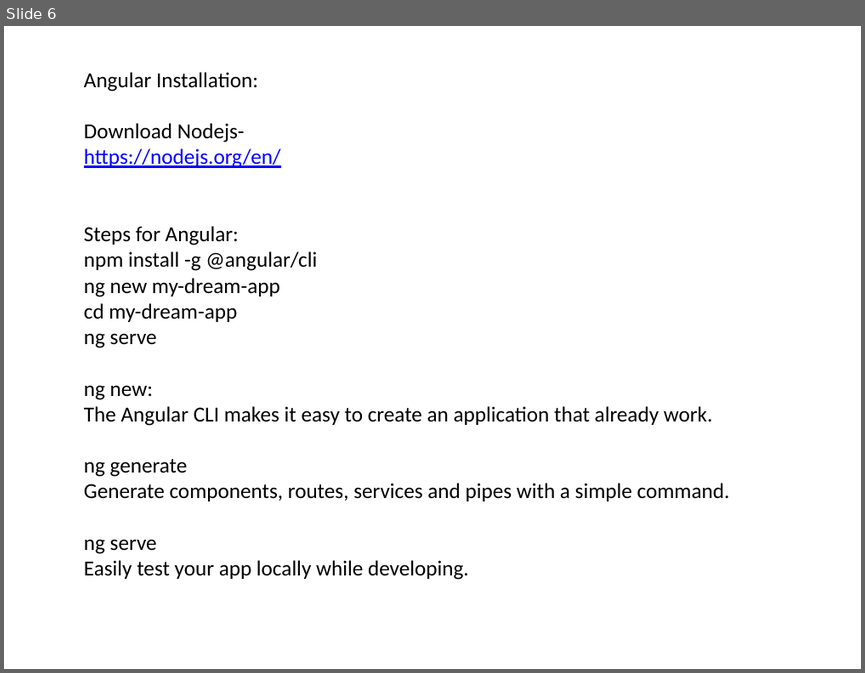
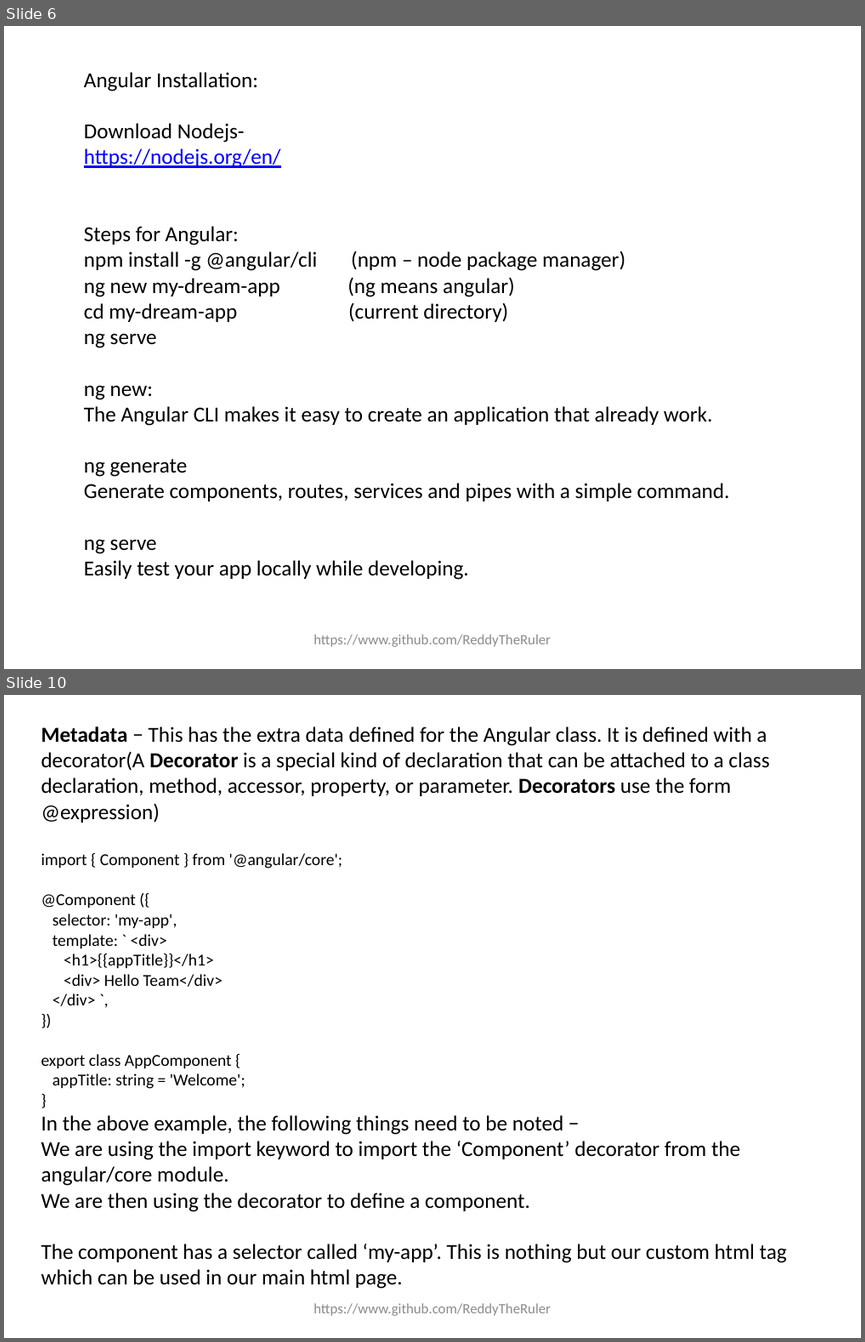
Before and after one commit to ReddyTheruler/Angular, a slide deck: Angular_PPT.pptx. Shown one above the other, each under a label of ours: slide 6 before the commit, slides 6 and 10 after it; the slides between them are not shown. The pictures are 865x673 and 865x1342 pixels, drawn with LibreOffice and Linux fonts; fonts in the diff are those of the drawing. Boxes give left, top, right and bottom in pixels: in the first picture for what was removed or moved away, otherwise in the second. Text is boxed around its words. In the diff, an @@ line names an element or a change of style, - is before the commit and + after.

Commit message:
Hello

```diff
--- a/Angular_PPT.pptx
+++ b/Angular_PPT.pptx
@@ slide 10 added at [4,695,861,1338], background #FFFFFF @@
@@ text added at [41,726,787,1288], 18 pt, text #000000 @@
+Metadata − This has the extra data defined for the Angular class. It is defined with a decorator(A Decorator is a special kind of declaration that can be attached to a class declaration, method, accessor, property, or parameter. Decorators use the form @expression)
+import { Component } from '@angular/core';
+@Component ({
+selector: 'my-app',
+template: ` <div>
+<h1>{{appTitle}}</h1>
+<div> Hello Team</div>
+</div> `,
+})
+export class AppComponent {
+appTitle: string = 'Welcome';
+}
+In the above example, the following things need to be noted −
+We are using the import keyword to import the ‘Component’ decorator from the angular/core module.
+We are then using the decorator to define a component.
+The component has a selector called ‘my-app’. This is nothing but our custom html tag which can be used in our main html page.
@@ text added at [313,1303,551,1315], 12 pt, text #8C8C8C @@
+https://www.github.com/ReddyTheRuler
@@ slide 6 changed as well @@
@@ text at [84,250,625,322]: text changed @@
-npm install -g @angular/cli
-ng new my-dream-app
-cd my-dream-app
+npm install -g @angular/cli (npm – node package manager)
+ng new my-dream-app (ng means angular)
+cd my-dream-app (current directory)
@@ text added at [313,634,551,646], 12 pt, text #8C8C8C @@
+https://www.github.com/ReddyTheRuler
```
Also in this commit, not shown: 20 other slides changed, 10 other slides added, 1 slide removed.
